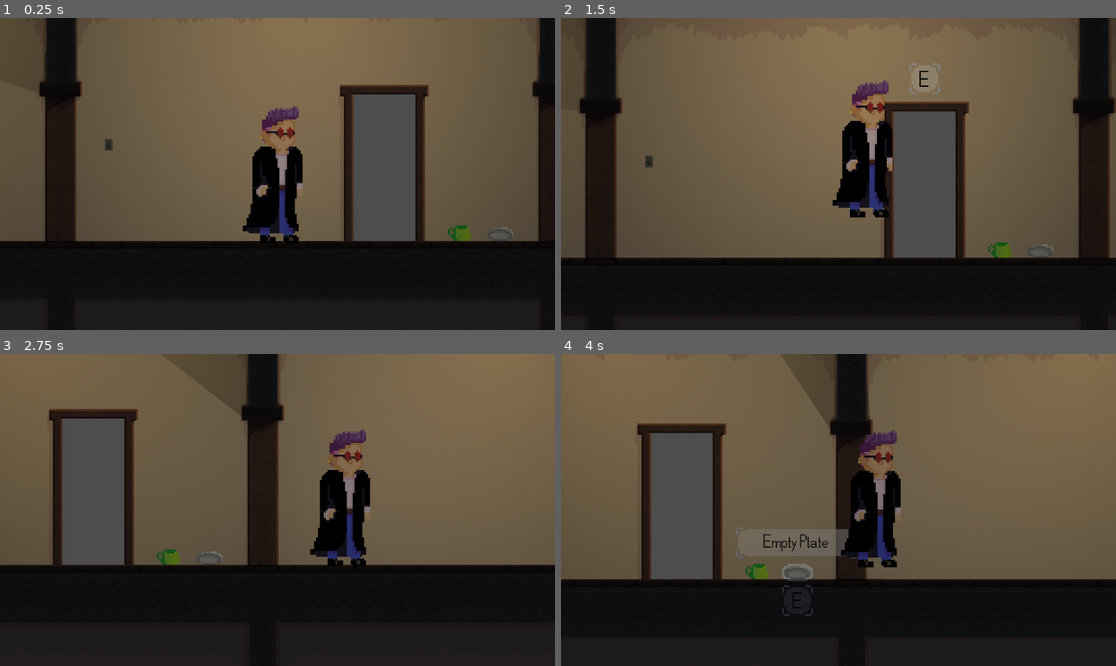
Above: before the commit, frames 1-4 (two rows, left to right).
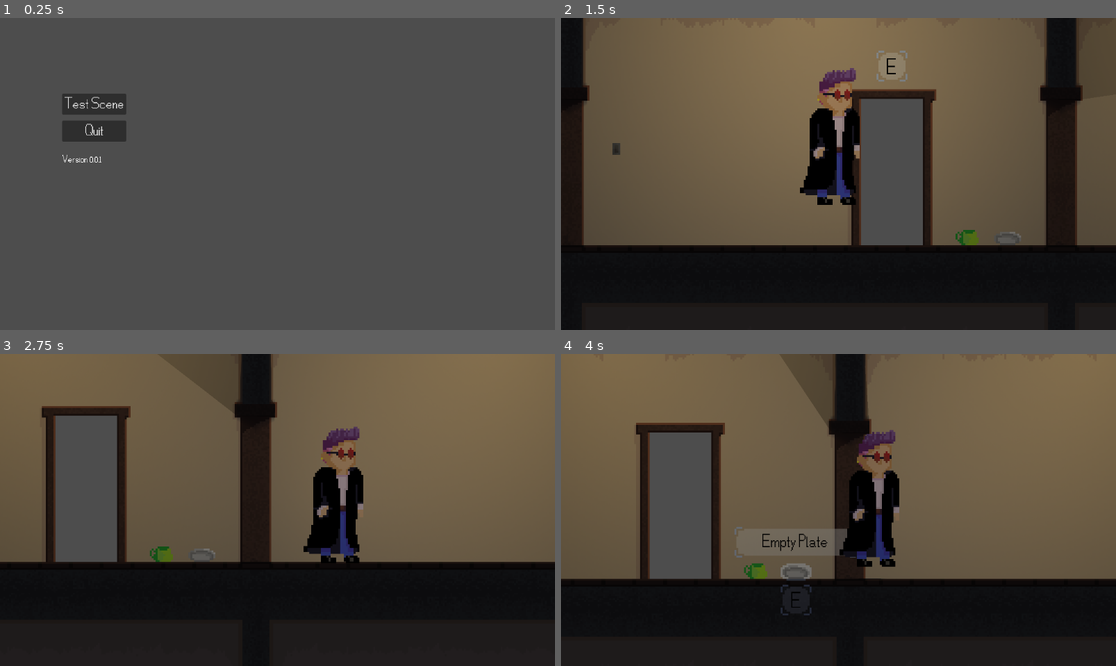
Above: after the commit, the same moments.

Repository: AlfieLeFluffy/bc_project
Game: Godot game, scene res://scenes/menus/main_menu.tscn
The game is run twice, just before and just after one commit, with the same random seed, the same clock (stepped at 60 frames per second) and the same inputs. Before the commit the project starts from res://scenes/levels/test_level.tscn.
Inputs (mouse positions are in pixels of both pictures, inside the frame that each line leads up to):
- Up to frame 1 (0.25 s): no input
- Up to frame 2 (1.5 s): click (655, 105) at 0.5 s, where only the run after the commit has a clickable "Test Scene"; tap Enter (ui_accept) at 1.25 s; move the mouse to (1110, 252) at 1.27 s; hold Right (ui_right) from 1.28 s (still down); hold E (interact) from 1.28 s (still down)
- Up to frame 3 (2.75 s): keep holding Right (ui_right); tap Enter (ui_accept) at 1.52, 2.27 s; move the mouse to (299, 559) at 2.02 s; release E (interact) at 2.03 s; tap E (interact) at 2.1 s
- Up to frame 4 (4 s): move the mouse to (894, 441) at 2.77 s; release Right (ui_right) at 2.78 s; hold Left (ui_left) 2.78-3.53 s; hold E (interact) 2.78-3.53 s; move the mouse to (810, 572) at 3.52 s; hold Right (ui_right) from 3.53 s (still down); tap E (interact) at 3.6 s; tap Enter (ui_accept) at 3.77 s

The runs differ from the first frame. In frame 1, 77% of the frame differs, in the area x 0-100%, y 0-100%; in frame 2, 30%; in frame 3, 8.6%; in frame 4, 2.4%.

Commit message:
Added base main menu UI

Diff:
--- a/bc_project/project.godot
+++ b/bc_project/project.godot
@@ -13,7 +13,7 @@
 config/name="Timesplit"
 config/description="Your detective agency's R&D team has created a strange device that allows users to cross between al …(398 unchanged characters)…
 config/version="0.0.1"
-run/main_scene="res://scenes/levels/test_level.tscn"
+run/main_scene="res://scenes/menus/main_menu.tscn"
 config/features=PackedStringArray("4.3", "Forward Plus")
 config/icon="res://textures/icon.svg"
 
--- /dev/null
+++ b/bc_project/scenes/menus/main_menu.tscn
@@ -0,0 +1,53 @@
+[gd_scene load_steps=4 format=3 uid="uid://b2vbyl6277p6b"]
+
+[ext_resource type="FontFile" uid="uid://08ws45e5yv6x" path="res://fonts/test_font.otf" id="1_fnumv"]
+[ext_resource type="Script" path="res://scripts/main_menu.gd" id="1_x2xao"]
+[ext_resource type="Script" path="res://scripts/versionLabel.gd" id="2_8q45g"]
+
+[node name="MarginContainer" type="MarginContainer"]
+anchors_preset = 15
+anchor_right = 1.0
+anchor_bottom = 1.0
+offset_left = 9.0
+offset_top = 37.0
+offset_right = 9.0
+offset_bottom = 37.0
+grow_horizontal = 2
+grow_vertical = 2
+theme_override_constants/margin_left = 120
+theme_override_constants/margin_top = 120
+theme_override_constants/margin_right = 80
+theme_override_constants/margin_bottom = 80
+script = ExtResource("1_x2xao")
+
+[node name="HBoxContainer" type="HBoxContainer" parent="."]
+layout_mode = 2
+
+[node name="VBoxContainer" type="VBoxContainer" parent="HBoxContainer"]
+layout_mode = 2
+theme_override_constants/separation = 25
+
+[node name="VBoxContainer" type="VBoxContainer" parent="HBoxContainer/VBoxContainer"]
+layout_mode = 2
+theme_override_constants/separation = 12
+
+[node name="TestScene" type="Button" parent="HBoxContainer/VBoxContainer/VBoxContainer"]
+layout_mode = 2
+theme_override_fonts/font = ExtResource("1_fnumv")
+theme_override_font_sizes/font_size = 36
+text = "Test Scene"
+
+[node name="QuitButton" type="Button" parent="HBoxContainer/VBoxContainer/VBoxContainer"]
+layout_mode = 2
+theme_override_fonts/font = ExtResource("1_fnumv")
+theme_override_font_sizes/font_size = 36
+text = "Quit"
+
+[node name="Version" type="Label" parent="HBoxContainer/VBoxContainer"]
+layout_mode = 2
+theme_override_fonts/font = ExtResource("1_fnumv")
+theme_override_font_sizes/font_size = 24
+script = ExtResource("2_8q45g")
+
+[connection signal="pressed" from="HBoxContainer/VBoxContainer/VBoxContainer/TestScene" to="." method="_on_test_scene_pressed"]
+[connection signal="pressed" from="HBoxContainer/VBoxContainer/VBoxContainer/QuitButton" to="." method="_on_quit_button_pressed"]
--- /dev/null
+++ b/bc_project/scripts/main_menu.gd
@@ -0,0 +1,19 @@
+extends MarginContainer
+
+
+# Called when the node enters the scene tree for the first time.
+func _ready() -> void:
+	pass # Replace with function body.
+
+
+# Called every frame. 'delta' is the elapsed time since the previous frame.
+func _process(delta: float) -> void:
+	pass
+
+
+func _on_test_scene_pressed() -> void:
+	get_tree().change_scene_to_file("res://scenes/levels/test_level.tscn")
+
+
+func _on_quit_button_pressed() -> void:
+	get_tree().quit(0)
--- /dev/null
+++ b/bc_project/scripts/versionLabel.gd
@@ -0,0 +1,11 @@
+extends Label
+
+
+# Called when the node enters the scene tree for the first time.
+func _ready() -> void:
+	text = "Version " + ProjectSettings.get_setting("application/config/version")
+
+
+# Called every frame. 'delta' is the elapsed time since the previous frame.
+func _process(delta: float) -> void:
+	pass
